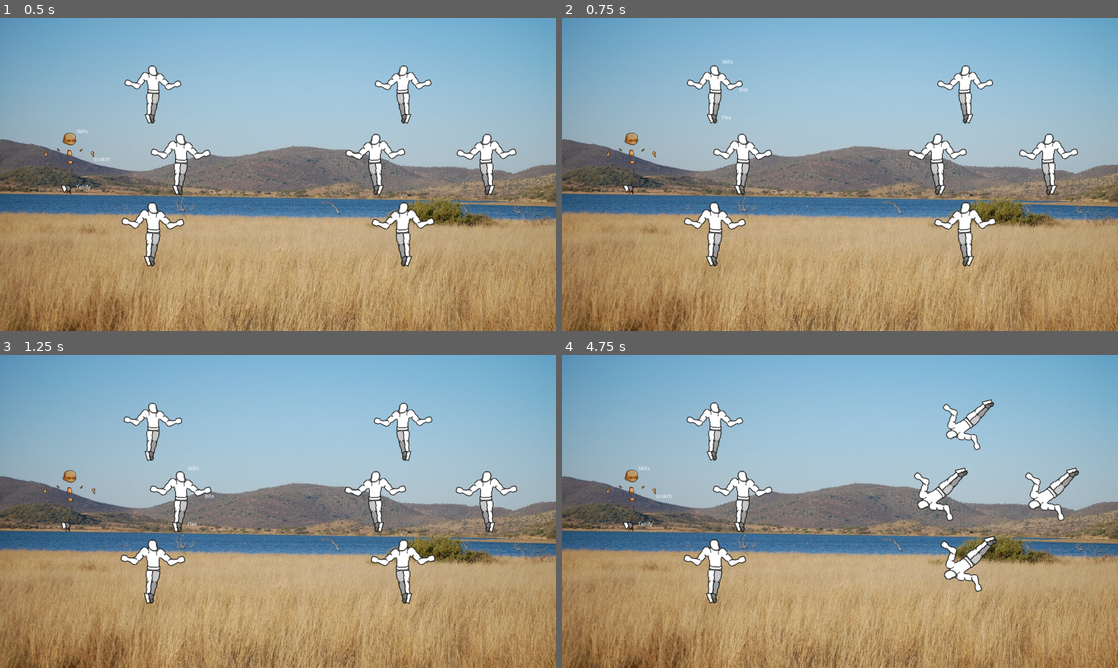
Above: before the commit, frames 1-4 (two rows, left to right).
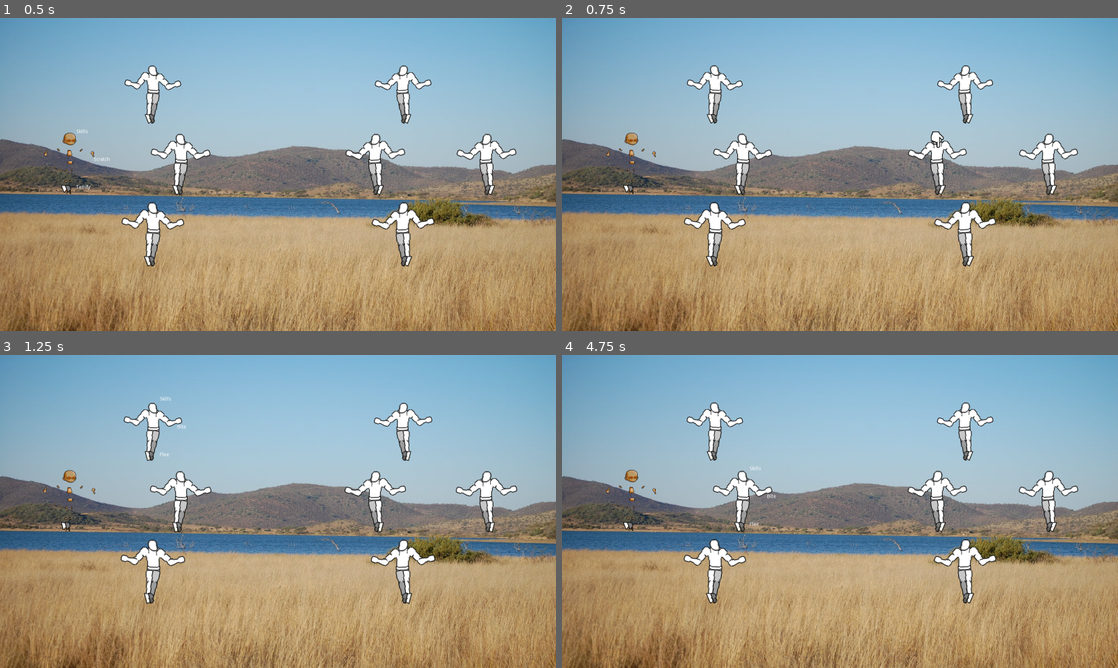
Above: after the commit, the same moments.

Repository: AndreMoukarzel/Soulless
Game: Godot game, scene res://Scenes/Combat/Combat.tscn
Two runs of this game, one before a commit and one after it. Both use one fixed random seed, a clock stepped at 60 frames per second and the inputs below.
Inputs:
- Up to frame 1 (0.5 s): no input
- Up to frame 2 (0.75 s): tap Enter (ui_accept) at 0.5 s; hold Right (ui_right) from 0.53 s (still down)
- Up to frame 3 (1.25 s): keep holding Right (ui_right); tap Enter (ui_accept) at 0.77 s
- Up to frame 4 (4.75 s): release Right (ui_right) at 1.28 s; hold Down (ui_down) 1.28-2.03 s; tap Enter (ui_accept) at 1.52, 3.02, 3.77, 4.52 s; hold Right (ui_right) 2.03-2.78 s; hold Up (ui_up) 2.78-3.53 s; hold Left (ui_left) from 3.53 s (still down)

Frame 1 is identical in both runs. In frame 2, 0.1% of the frame differs, in the area x 28-69%, y 13-42%; in frame 3, less than 0.1%; in frame 4, 3.5%, in the area x 13-93%, y 14-80%.

Commit message:
Fixed get_targets() positions and added attack prototype

Diff:
--- a/Scenes/Combat/Combat.tscn
+++ b/Scenes/Combat/Combat.tscn
@@ -1,10 +1,11 @@
-[gd_scene load_steps=7 format=2]
+[gd_scene load_steps=8 format=2]
 
 [ext_resource path="res://Scripts/Combat/Combat.gd" type="Script" id=1]
 [ext_resource path="res://Resources/Combat/BackGrounds/savanna.JPG" type="Texture" id=2]
 [ext_resource path="res://Resources/Combat/PointingFinger.png" type="Texture" id=3]
 [ext_resource path="res://Scenes/Combat/ActionSelector.tscn" type="PackedScene" id=4]
 [ext_resource path="res://Scripts/Combat/CombatTeam.gd" type="Script" id=5]
+[ext_resource path="res://Scripts/Combat/AttackHandler.gd" type="Script" id=6]
 
 [sub_resource type="Animation" id=1]
 
@@ -124,6 +125,10 @@
 playback/repeat = false
 playback/speed = 1.0
 
+[node name="AttackHandler" type="Node" parent="."]
+
+script = ExtResource( 6 )
+
 [connection signal="selected" from="ActionSelector" to="." method="_on_ActionSelector_selected"]
 
 [connection signal="all_acted" from="Allies" to="." method="_on_Allies_all_acted"]
--- /dev/null
+++ b/Scripts/Combat/AttackHandler.gd
@@ -0,0 +1,15 @@
+extends Node
+
+# atk_info is [Attacker, Attacker's Team, Target, Target's Team]
+func attack(atk_info, skill_info):
+	var attacker = atk_info[0]
+	var atk_team = get_parent().get_node(str(atk_info[1]))
+	var atk_node = atk_team.get_node(str(attacker.id))
+	# Before getting target, we must check in skill_info if the skill is actually multi-target
+	var target = atk_info[2]
+	var target_team = get_parent().get_node(str(atk_info[3]))
+	var target_node = target_team.get_node(str(target.id))
+
+	# Only for testing #
+	target.hp -= (attacker.atk[0] - target.def[0])
+	####################
--- a/Scripts/Combat/Combat.gd
+++ b/Scripts/Combat/Combat.gd
@@ -153,9 +153,10 @@
 		var pos = team.get_node(str(target.id)).get_position()
 
 		if group == "Allies":
-			active_targets_pos.append(Vector2(-pos.x, pos.y))
-		else:
-			active_targets_pos.append(Vector2(pos.x, pos.y))
+			pos = Vector2(-pos.x, pos.y)
+
+		pos += team.get_position()
+		active_targets_pos.append(pos)
 
 	if exclude_active and active_unit in active_targets:
 		var i = active_targets.find(active_unit)
@@ -182,6 +183,12 @@
 	elif name == "Flee":
 		# Define flee chance here
 		get_node("Allies").flee(active_unit.id)
+	elif name == "Terrify":
+		pass
+	else:
+		get_targets("Enemies", false, "targetable")
+		yield(self, "targets_selected")
+		get_node("AttackHandler").attack([active_unit, "Allies", selected_targets[0], "Enemies"], null)
 
 	# Animation and stuff here
 	emit_signal("turn_completed")
